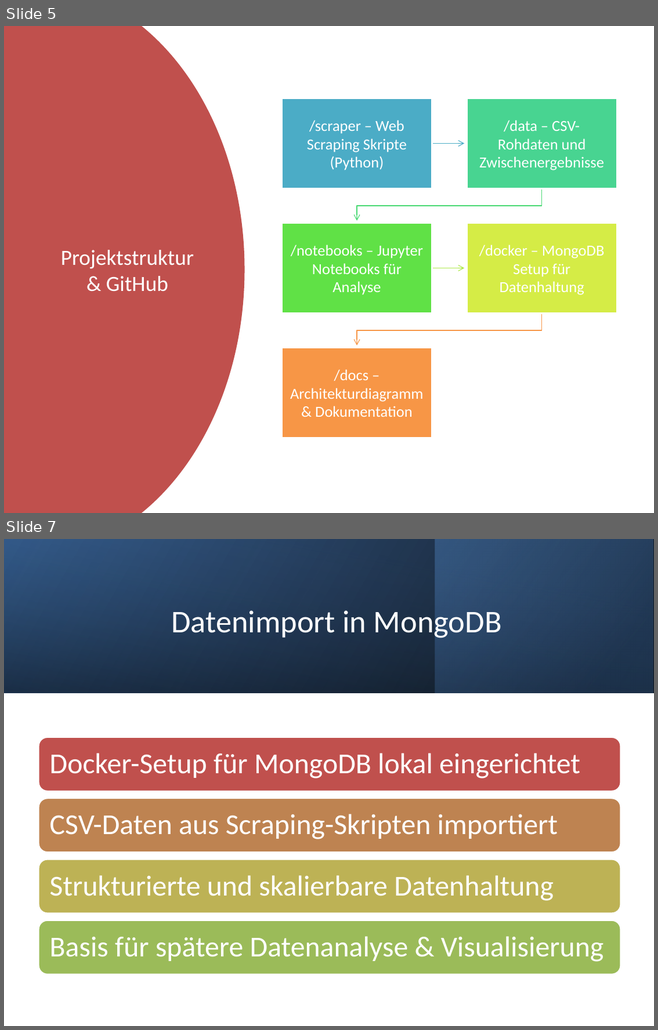
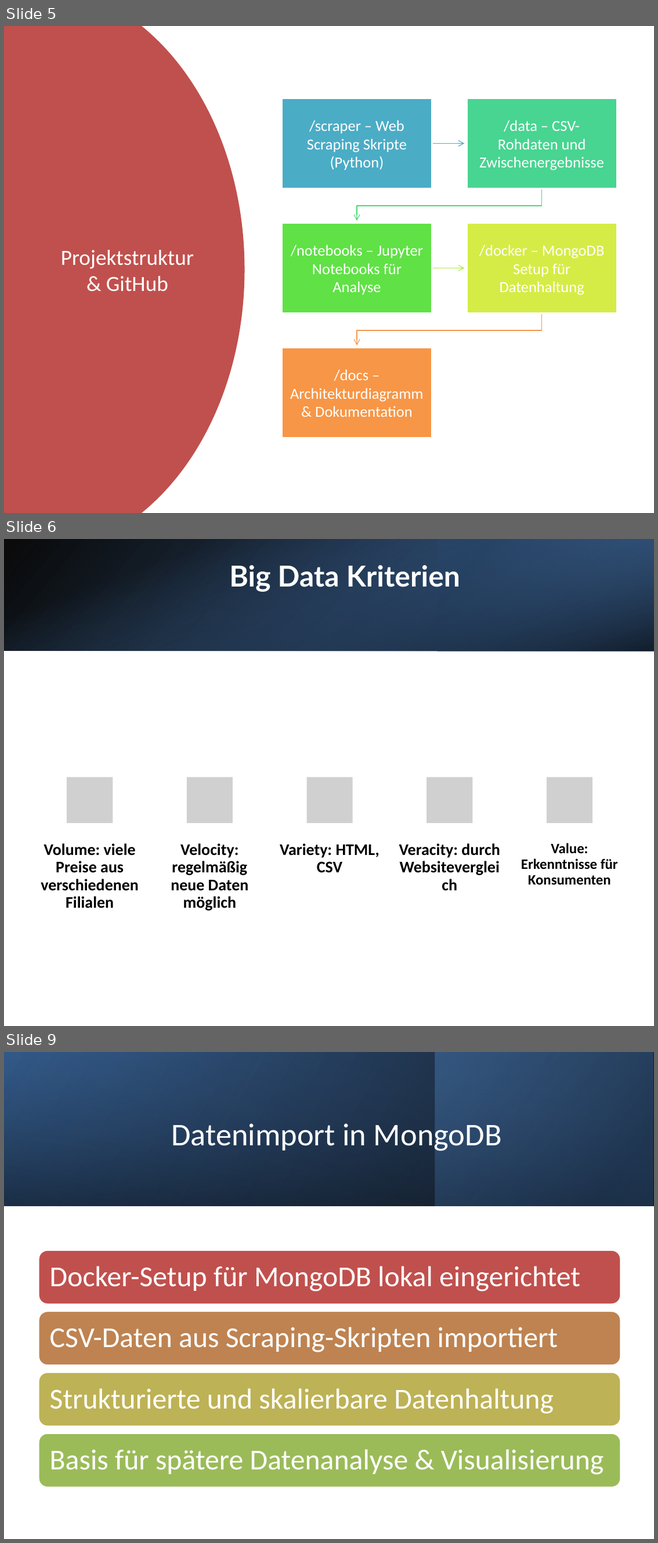
Before and after one commit to piy678/lebensmittelpreise-bigdata, a slide deck: docs/BDI_Praesentation.pptx. Shown one above the other, each under a label of ours: slides 5 and 7 before the commit, slides 5, 6 and 9 after it; the slides between them are not shown. The pictures are 658x1030 and 658x1543 pixels, drawn with LibreOffice and Linux fonts; fonts in the diff are those of the drawing; grey boxes stand for pictures. Boxes give left, top, right and bottom in pixels: in the first picture for what was removed or moved away, otherwise in the second. Text is boxed around its words. In the diff, an @@ line names an element or a change of style, - is before the commit and + after.

```diff
--- a/docs/BDI_Praesentation.pptx
+++ b/docs/BDI_Praesentation.pptx
@@ slide 6 added at [4,539,654,1026], background #FFFFFF @@
@@ rectangle added at [4,539,654,651], fill gradient #000000 to #376092 @@
@@ rectangle added at [4,539,654,651], fill gradient #4F81BD to #000000 @@
@@ rectangle added at [437,539,654,651], fill gradient #254061 to #4F81BD @@
@@ title added at [229,565,460,592], 32 pt, text #FFFFFF, bold @@
+Big Data Kriterien
@@ group added at [41,777,618,911]: 5 pictures, 5 texts @@
+Volume: viele Preise aus verschiedenen Filialen
+Velocity: regelmäßig neue Daten möglich
+Variety: HTML, CSV
+Veracity: durch Websitevergleich
+Value: Erkenntnisse für Konsumenten
@@ what was slide 7 is now slide 9 @@
```
Also in this commit, not shown: 1 other slide added, 1 other file.
